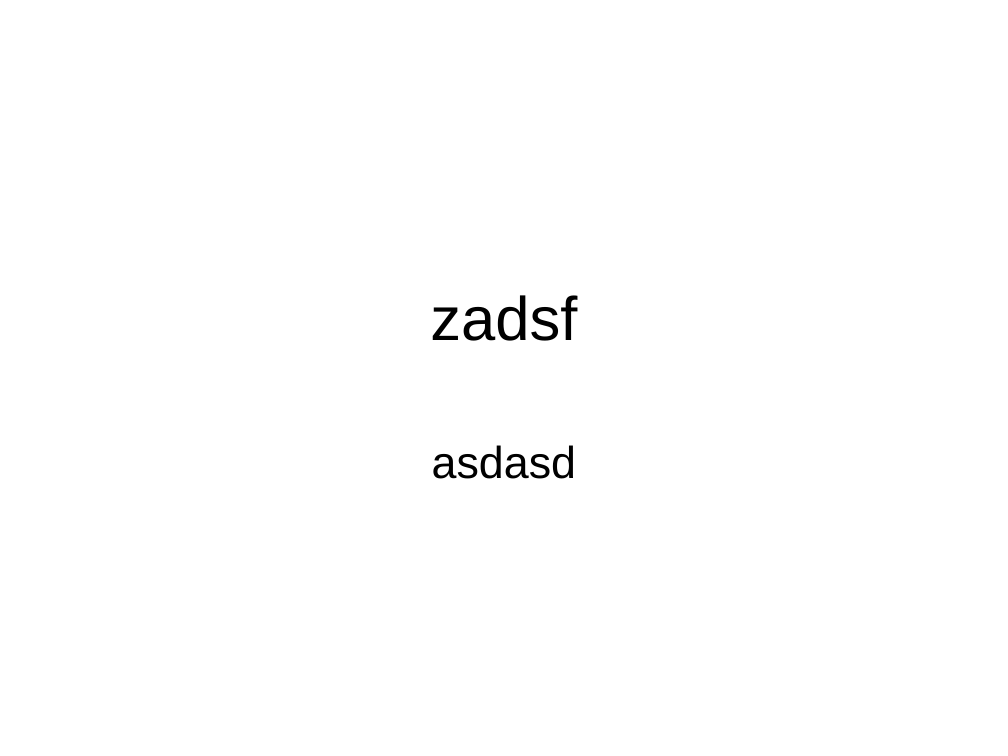
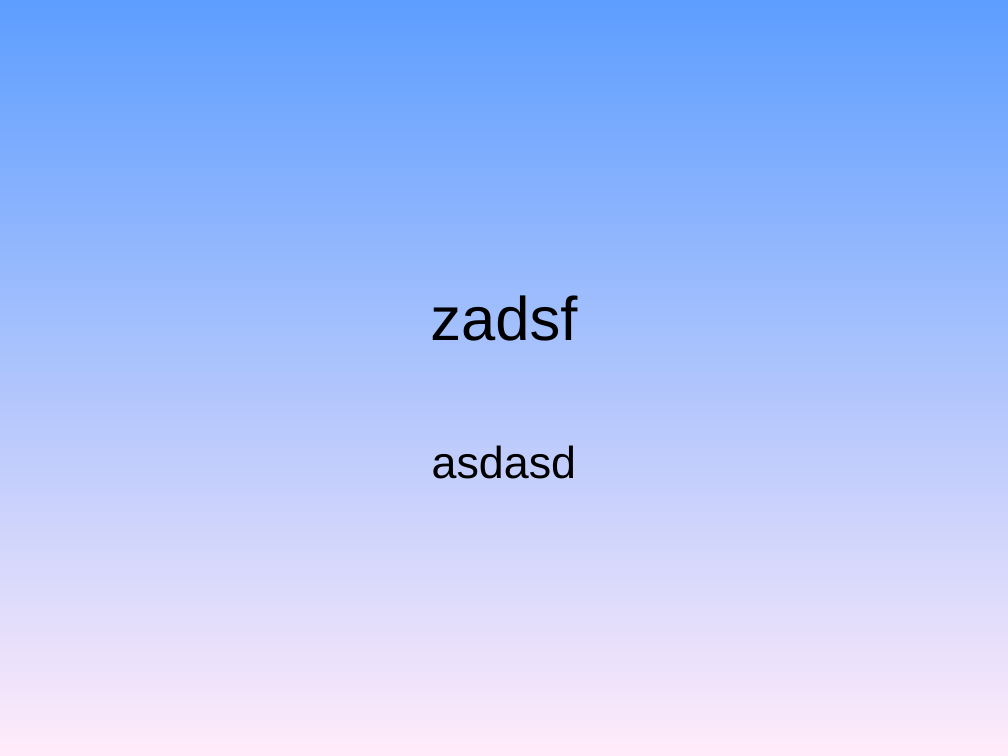
Before and after one commit to kaiss78/hustoes, a slide deck: slide 1 of demo/oesdemo/oesdemo/bin/Debug/oes/a.ppt. Drawn at 1008x756 pixels with LibreOffice and Linux fonts; fonts in the diff are those of the drawing. Boxes give left, top, right and bottom in pixels: in the first picture for what was removed or moved away, otherwise in the second. Text is boxed around its words. In the diff, an @@ line names an element or a change of style, - is before the commit and + after.

```diff
--- a/demo/oesdemo/oesdemo/bin/Debug/oes/a.ppt
+++ b/demo/oesdemo/oesdemo/bin/Debug/oes/a.ppt
@@ background #FFFFFF to gradient #5E9EFF to #FFEBFA @@
```
Also in this commit, not shown: 8 other files.
